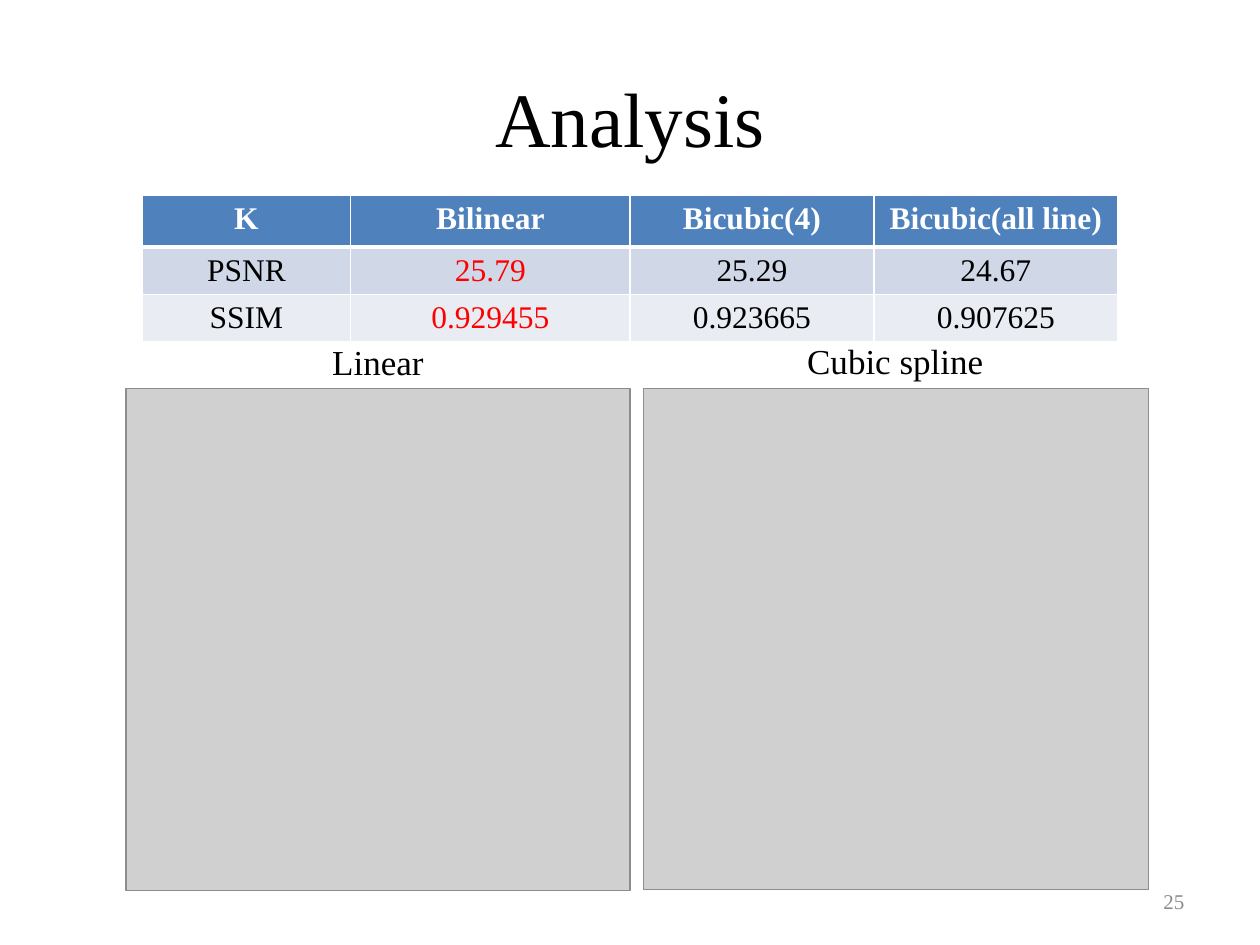
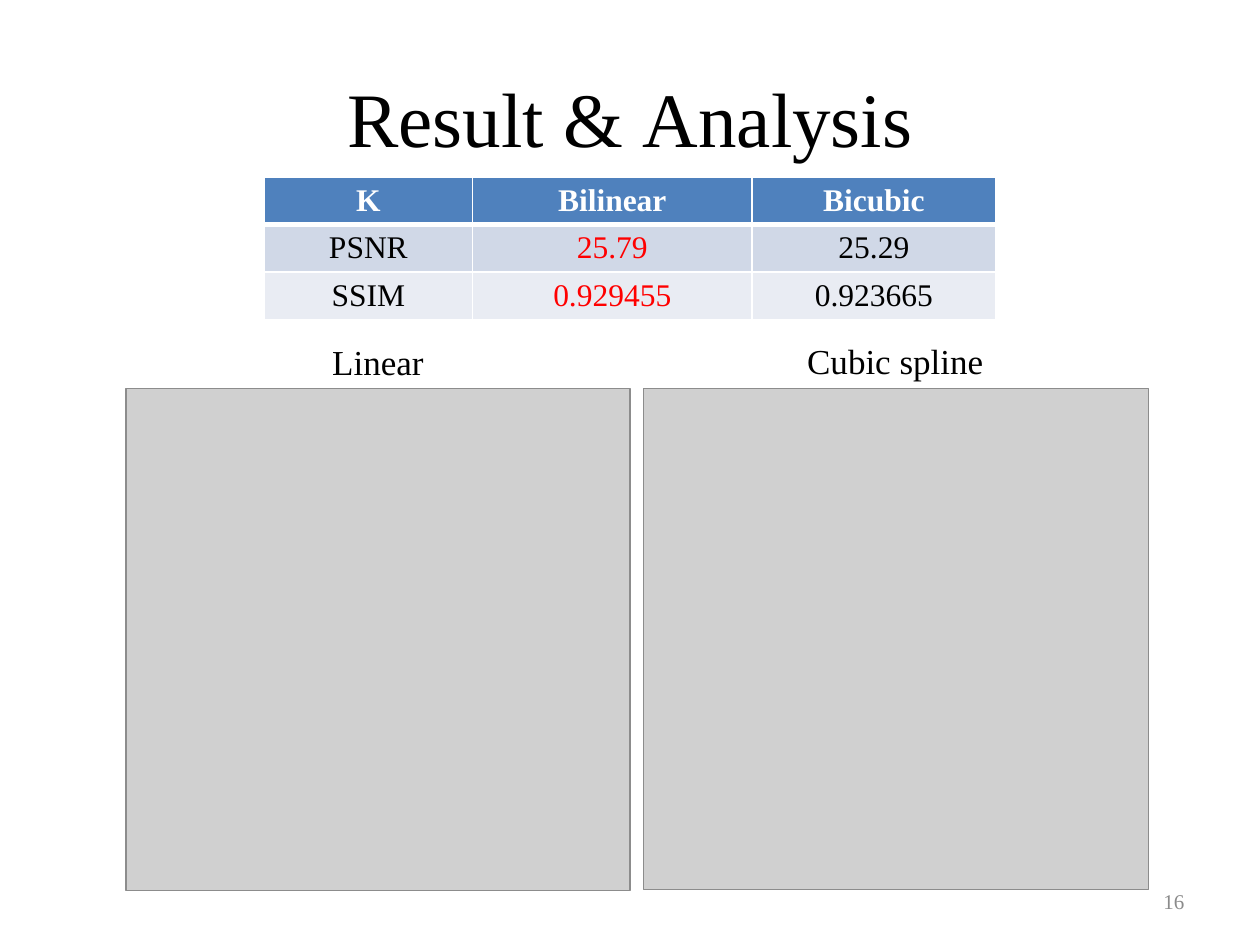
Before and after one commit to ttcpsntpc/Neumerical-Analysis, a slide deck: slide 16 of Lagrange interpolation/專題/專題決賽報告檔.pptx (slide 25 before the commit). Drawn at 1260x945 pixels with LibreOffice and Linux fonts; fonts in the diff are those of the drawing; grey boxes stand for pictures. Boxes give left, top, right and bottom in pixels: in the first picture for what was removed or moved away, otherwise in the second. Text is boxed around its words. In the diff, an @@ line names an element or a change of style, - is before the commit and + after.

Commit message:
presentation finish

```diff
--- a/Lagrange interpolation/專題/專題決賽報告檔.pptx
+++ b/Lagrange interpolation/專題/專題決賽報告檔.pptx
@@ title at bbox=[347, 93, 912, 162]: text changed @@
-Analysis
+Result & Analysis
@@ table at bbox=[265, 176, 998, 328] @@
-column 3: Bicubic(4) | 25.29 | 0.923665
-column 4: Bicubic(all line) | 24.67 | 0.907625
+column 3: Bicubic | 25.29 | 0.923665
@@ table: place and size @@
-table at bbox=[142, 195, 1120, 348]
+table at bbox=[265, 176, 998, 328]
@@ page number at bbox=[1163, 895, 1184, 909]: text changed @@
-25
+16
```
Also in this commit, not shown: 10 other slides changed, 6 slides added, 19 slides removed.
